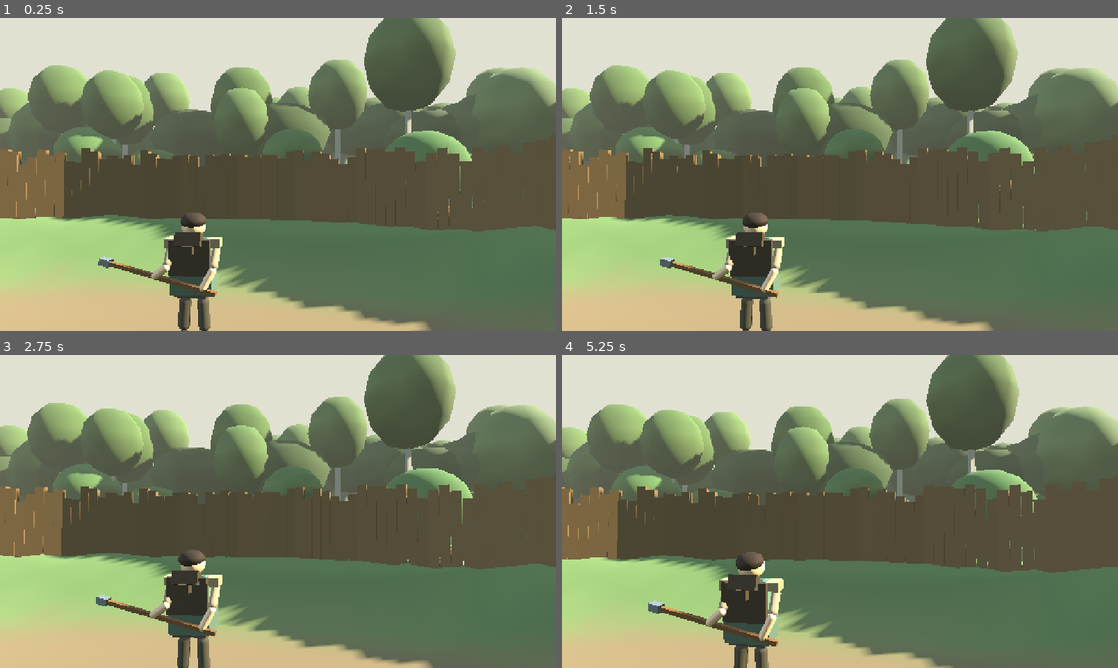
Above: before the commit, frames 1-4 (two rows, left to right).
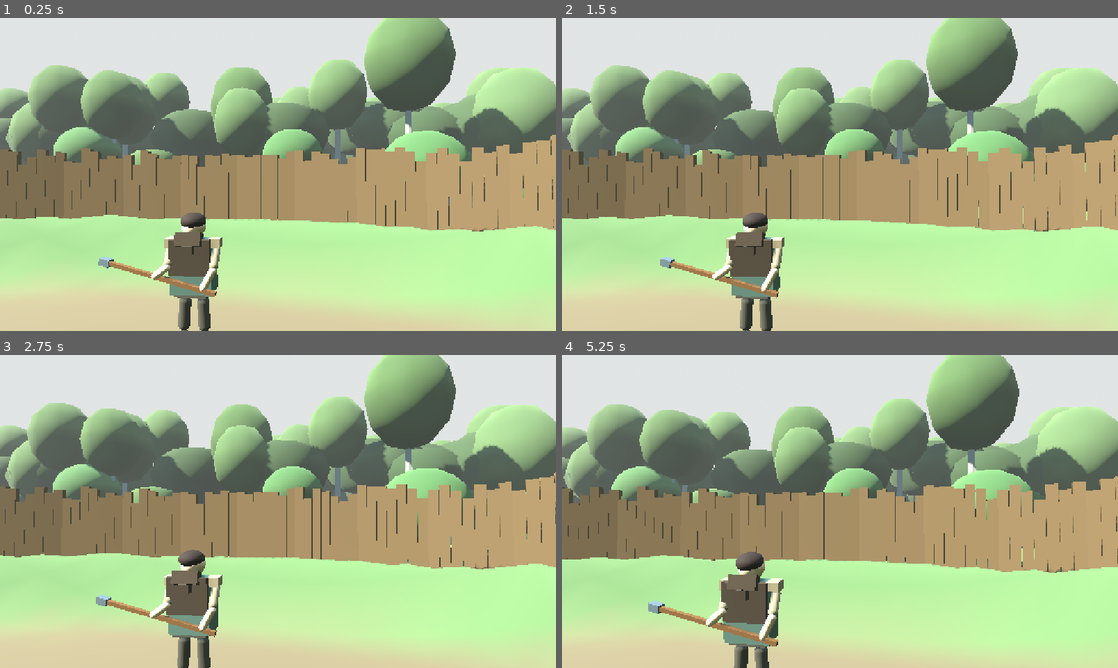
Above: after the commit, the same moments.

Repository: fortins4/devPlayground
Game: Godot game, scene res://scenes/prologue/opening_cattle_drive.tscn
The game is run twice, just before and just after one commit, with the same random seed, the same clock (stepped at 60 frames per second) and the same inputs. This scene is started directly instead of the project's main scene.
Inputs (mouse positions are in pixels of both pictures, inside the frame that each line leads up to):
- Up to frame 1 (0.25 s): no input
- Up to frame 2 (1.5 s): tap Enter at 0.5 s; move the mouse to (867, 174) at 0.52 s; hold Alt (walk) 0.53-1.28 s; hold W (move_forward) from 0.53 s (still down); click (867, 174) at 0.67 s; tap Space (jump) at 0.77, 0.8, 1.07, 1.35 s; move the mouse to (812, 174) at 1.27 s
- Up to frame 3 (2.75 s): keep holding W (move_forward); tap Space (jump) at 1.52, 1.82, 2.3 s; tap Alt (walk) at 1.55 s; move the mouse to (289, 505) at 2.02 s; hold Right mouse button (attack_heavy) from 2.03 s (still down)
- Up to frame 4 (5.25 s): keep holding W (move_forward); move the mouse to (834, 517) at 2.77 s; release Right mouse button (attack_heavy) at 2.78 s; click (834, 517) at 2.85 s; tap Space (jump) at 3.02, 3.32, 3.77, 3.8, 4.07, 4.52, 4.82 s; tap Alt (walk) at 3.05, 4.55 s; move the mouse to (878, 514) at 3.52 s; hold H (band_toggle) 3.53-4.28 s; move the mouse to (795, 508) at 4.27 s; tap Ctrl (crouch) at 4.35 s; move the mouse to (845, 511) at 5.02 s; hold Q (cycle_weapon) from 5.03 s (still down); click (845, 511) at 5.17 s

The runs differ from the first frame. In frame 1, 69% of the frame differs, in the area x 0-100%, y 0-100%; in frame 2, 69%; in frame 3, 69%; in frame 4, 69%.

Commit message:
Opening: afternoon-to-dusk light ramp tied to story progress
OpeningTimeOfDay drives the opening's sun, sky, ambient and fog from the
sequence / drive director: afternoon (sun 44° SW) for the intro and
Máire's talk, late afternoon (25° W) on the drive, dusk (5° WNW) once
the herd is penned and through the milk tie and meal. Smooth blend at
1/22 stage per second; opening scene only.

Diff:
--- a/scenes/prologue/opening_cattle_drive.tscn
+++ b/scenes/prologue/opening_cattle_drive.tscn
@@ -15,6 +15,7 @@
 [ext_resource type="Script" path="res://scripts/prologue/opening_sequence.gd" id="13_seq"]
 [ext_resource type="Script" path="res://scripts/prologue/opening_pen_gate_chore.gd" id="14_gate"]
 [ext_resource type="Script" path="res://scripts/prologue/opening_daydream_intro.gd" id="15_intro"]
+[ext_resource type="Script" path="res://scripts/prologue/opening_time_of_day.gd" id="16_tod"]
 
 [sub_resource type="ProceduralSkyMaterial" id="Sky_morning_mat"]
 sky_top_color = Color(0.5, 0.62, 0.74, 1)
@@ -57,6 +58,9 @@
 light_energy = 1.2
 shadow_enabled = true
 directional_shadow_max_distance = 240.0
+
+[node name="OpeningTimeOfDay" type="Node" parent="."]
+script = ExtResource("16_tod")
 
 [node name="PathMarkers" type="Node3D" parent="."]
 
--- /dev/null
+++ b/scripts/prologue/opening_time_of_day.gd
@@ -0,0 +1,184 @@
+extends Node
+class_name OpeningTimeOfDay
+## Opening only: time of day follows the set sequence (no clock, nothing outside this scene).
+## May, south Leinster (~52.5°N, sun declination ~+19°):
+##   0 afternoon      (~15:30) intro, Máire's door talk, the bucket job: sun ~44° up in the SW
+##   1 late afternoon (~18:00) the drive: sun ~25° up in the W
+##   2 dusk           (~20:50) penning, the milk-cow tie, the meal: sun ~5° up in the WNW (it sets
+##                    ~21:10 a little NW of west) — warm, low, long shadows, dimmer sky + ambient,
+##                    still bright enough to play.
+## Progress value p (0..2) comes from OpeningSequence / OpeningDriveDirector; the shown value eases
+## toward it at RATE stages/s and each stage pair is blended with a smoothstep, so there are no pops.
+## Drives the scene's own DirectionalLight3D ("MorningSun") and WorldEnvironment (a per-instance
+## copy, so the packed scene resource is never edited).
+
+@export var light_path: NodePath = ^"../MorningSun"
+@export var env_path: NodePath = ^"../WorldEnvironment"
+## Stages per second the light moves at (a whole stage takes ~22 s of play).
+const RATE := 1.0 / 22.0
+
+## Per stage: sun azimuth (deg, compass: N 0, E 90, S 180, W 270), elevation (deg), sun colour +
+## energy, sky top / horizon, ground horizon, sky energy, ambient colour + energy + sky share, fog
+## colour.
+const STAGES := [
+	{
+		"name": "afternoon", "az": 235.0, "el": 44.0,
+		"sun": Color(1.0, 0.96, 0.88), "sun_e": 1.25,
+		"top": Color(0.40, 0.57, 0.78), "hor": Color(0.80, 0.82, 0.80), "ghor": Color(0.62, 0.62, 0.54),
+		"sky_e": 1.0, "amb": Color(0.78, 0.80, 0.80), "amb_e": 0.72, "amb_sky": 1.0, "fog": Color(0.78, 0.80, 0.80),
+	},
+	{
+		"name": "late_afternoon", "az": 272.0, "el": 25.0,
+		"sun": Color(1.0, 0.86, 0.66), "sun_e": 1.12,
+		"top": Color(0.42, 0.55, 0.74), "hor": Color(0.90, 0.80, 0.64), "ghor": Color(0.66, 0.60, 0.50),
+		"sky_e": 0.95, "amb": Color(0.80, 0.75, 0.66), "amb_e": 0.75, "amb_sky": 0.85, "fog": Color(0.86, 0.77, 0.62),
+	},
+	{
+		"name": "dusk", "az": 300.0, "el": 5.0,
+		"sun": Color(1.0, 0.6, 0.34), "sun_e": 0.95,
+		"top": Color(0.30, 0.35, 0.54), "hor": Color(0.94, 0.62, 0.42), "ghor": Color(0.52, 0.42, 0.36),
+		"sky_e": 0.85, "amb": Color(0.80, 0.74, 0.76), "amb_e": 1.0, "amb_sky": 0.55, "fog": Color(0.72, 0.56, 0.48),
+	},
+]
+
+var _light: DirectionalLight3D = null
+var _env: Environment = null
+var _sky_mat: ProceduralSkyMaterial = null
+var _seq: Node = null
+var _drive: Node = null
+var _shown: float = 0.0
+var _target: float = 0.0
+var _last_stage: String = ""
+
+
+func _ready() -> void:
+	add_to_group("opening_time_of_day")
+	_light = get_node_or_null(light_path) as DirectionalLight3D
+	var we := get_node_or_null(env_path) as WorldEnvironment
+	if we and we.environment:
+		_env = we.environment.duplicate(true) as Environment
+		we.environment = _env
+		if _env.sky:
+			_sky_mat = _env.sky.sky_material as ProceduralSkyMaterial
+	_apply(0.0)
+	call_deferred("_bind")
+
+
+func _bind() -> void:
+	_seq = get_tree().get_first_node_in_group("opening_sequence")
+	_drive = get_tree().get_first_node_in_group("opening_drive")
+	_target = story_progress()
+	_shown = _target  # the scene opens on its stage, no blend in
+	_apply(_shown)
+	print("OPENING_TIME_OF_DAY_READY stage=%s p=%.2f" % [stage_name(), _shown])
+
+
+func _process(delta: float) -> void:
+	_target = story_progress()
+	if not is_equal_approx(_shown, _target):
+		_shown = move_toward(_shown, _target, RATE * delta)
+		_apply(_shown)
+	var s := stage_name()
+	if s != _last_stage:
+		_last_stage = s
+		print("OPENING_TIME_OF_DAY stage=%s p=%.2f target=%.2f" % [s, _shown, _target])
+
+
+## Where the story is (0 afternoon … 1 late afternoon … 2 dusk).
+func story_progress() -> float:
+	if _seq == null or not is_instance_valid(_seq):
+		return _shown
+	if bool(_seq.call("is_finished")):
+		return 2.0
+	match StringName(_seq.call("current_step_id")):
+		&"maire":
+			return 0.0
+		&"bucket":
+			return 0.25 if bool(_seq.call("is_step_active", &"bucket")) else 0.4
+		&"drive":
+			if not bool(_seq.call("is_step_active", &"drive")):
+				return 0.5  # back to Máire for the drive job
+			return _drive_progress()
+	return 2.0  # milk, meal, closer: dusk
+
+
+## The drive runs the light from late afternoon toward dusk; the herd in the pen is dusk.
+func _drive_progress() -> float:
+	if _drive == null or not is_instance_valid(_drive):
+		return 1.0
+	if bool(_drive.get("succeeded")):
+		return 2.0
+	match String(_drive.call("drive_beat")):
+		"walk_out":
+			return 1.0
+		"missing", "free_her":
+			return 1.15
+		"rejoin", "stir":
+			return 1.3
+		"driving", "ambush", "regather":
+			return 1.55
+		"latch", "success":
+			return 2.0
+	return 1.0
+
+
+func shown_progress() -> float:
+	return _shown
+
+
+func stage_name() -> String:
+	return String(STAGES[clampi(int(round(_shown)), 0, STAGES.size() - 1)]["name"])
+
+
+func sun_elevation_deg() -> float:
+	return float(_eval(_shown)["el"])
+
+
+func sun_azimuth_deg() -> float:
+	return float(_eval(_shown)["az"])
+
+
+## Smoke / capture helper: jump straight to a progress value (no blend).
+func debug_set_progress(p: float) -> void:
+	_shown = clampf(p, 0.0, 2.0)
+	_apply(_shown)
+
+
+func _eval(p: float) -> Dictionary:
+	var v := clampf(p, 0.0, float(STAGES.size() - 1))
+	var i := mini(int(floor(v)), STAGES.size() - 2)
+	var f := smoothstep(0.0, 1.0, v - float(i))
+	var a: Dictionary = STAGES[i]
+	var b: Dictionary = STAGES[i + 1]
+	var out := {}
+	for k in a:
+		if k == "name":
+			continue
+		var x = a[k]
+		var y = b[k]
+		out[k] = x.lerp(y, f) if x is Color else lerpf(x, y, f)
+	return out
+
+
+func _apply(p: float) -> void:
+	var s := _eval(p)
+	if _light:
+		var az := deg_to_rad(float(s["az"]))
+		var el := deg_to_rad(float(s["el"]))
+		# Towards the sun (north −Z, east +X); the light shines along its −Z, away from it.
+		var to_sun := Vector3(sin(az) * cos(el), sin(el), -cos(az) * cos(el))
+		_light.global_transform.basis = Basis.looking_at(-to_sun, Vector3.UP)
+		_light.light_color = s["sun"]
+		_light.light_energy = s["sun_e"]
+	if _env:
+		_env.ambient_light_color = s["amb"]
+		_env.ambient_light_energy = s["amb_e"]
+		# The opening's ambient comes from the sky; at dusk part of it is the flat fill colour so
+		# the yard in the bank's long shadow stays readable.
+		_env.ambient_light_sky_contribution = s["amb_sky"]
+		_env.fog_light_color = s["fog"]
+	if _sky_mat:
+		_sky_mat.sky_top_color = s["top"]
+		_sky_mat.sky_horizon_color = s["hor"]
+		_sky_mat.ground_horizon_color = s["ghor"]
+		_sky_mat.sky_energy_multiplier = s["sky_e"]
Not shown: 1 places in scenes/prologue/opening_cattle_drive.tscn that only renumber resources
Not shown, added: scripts/prologue/opening_time_of_day.gd.uid
